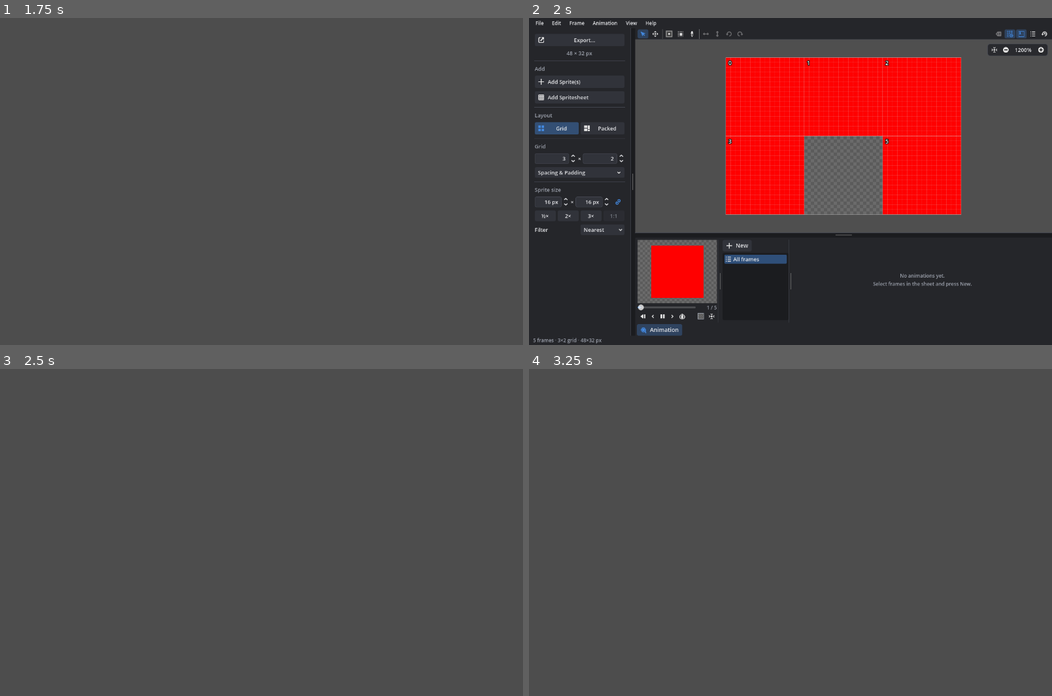
Above: before the commit, frames 1-4 (two rows, left to right).
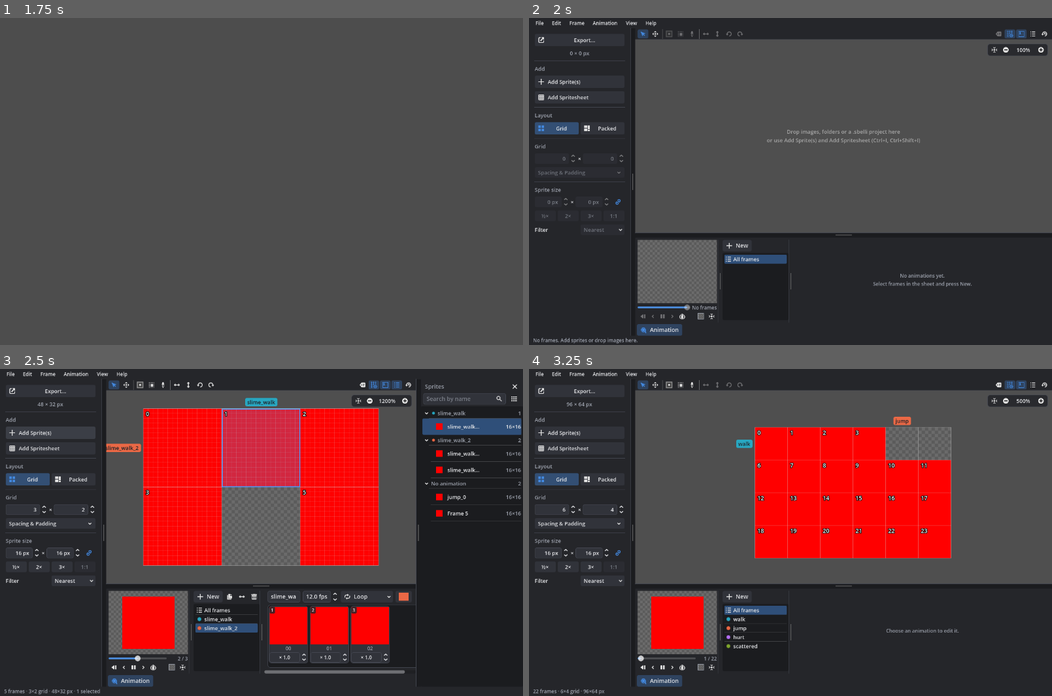
Above: after the commit, the same moments.

Repository: caleb-tognoli/spritesheetbelli
Game: Godot game, scene res://tests/test_runner.tscn
The game is run twice, just before and just after one commit, with the same random seed, the same clock (stepped at 60 frames per second) and the same inputs. This scene is started directly instead of the project's main scene.
Inputs (mouse positions are in pixels of both pictures, inside the frame that each line leads up to):
- Up to frame 1 (1.75 s): click "Export…" at 0.5 s; tap Enter at 1.25 s; move the mouse to (376, 165) at 1.27 s; hold Right from 1.28 s (still down); tap Delete (delete_frames) at 1.35 s; click (376, 165) at 1.42 s; tap Space at 1.52 s
- Up to frame 2 (2 s): keep holding Right
- Up to frame 3 (2.5 s): release Right at 2 s; click "Add Sprite(s)" at 2 s
- Up to frame 4 (3.25 s): click "Add Spritesheet" at 2.75 s

Frame 1 is identical in both runs. In frame 2, 22% of the frame differs, in the area x 0-97%, y 3-100%; in frame 3, 82%, in the area x 0-100%, y 0-100%; in frame 4, 66%.
Error after the commit: Invalid access to property or key 'meta' on a base object of type 'Nil'. (res://tests/unit/test_add_spritesheet.gd:220)

Commit message:
Export: animation colours in frame tags; imported colours kept

Diff:
--- a/scripts/export/metadata.gd
+++ b/scripts/export/metadata.gd
@@ -96,8 +96,9 @@
 ## SpriteFrames resource still has something to play, unless [param with_default] is
 ## false.
 ## Returns [code]{"name": String, "indices": Array, "durations": Array, "mode":
-## SheetAnimation.Mode, "fps": float}[/code] with indices into [method grid_frames] and
-## how many frames each is shown for; fps is 0 when not set.
+## SheetAnimation.Mode, "fps": float, "color": Color}[/code] with indices into
+## [method grid_frames] and how many frames each is shown for; fps is 0 when not set, and
+## the "default" animation has no colour.
 static func animations(sheet: Spritesheet, with_default := true) -> Array[Dictionary]:
 	var coords := sheet.get_sorted_coords()
 	var result: Array[Dictionary] = []
@@ -110,14 +111,18 @@
 				func(cell: Vector2i) -> int: return index_of[cell]
 			)
 			if not indices.is_empty():
-				result.append(
-					{
-						"name": animation.name,
-						"indices": indices,
-						"durations": Array(animation.get_frame_durations(sheet)),
-						"mode": animation.mode,
-						"fps": animation.fps
-					}
+				(
+					result
+					. append(
+						{
+							"name": animation.name,
+							"indices": indices,
+							"durations": Array(animation.get_frame_durations(sheet)),
+							"mode": animation.mode,
+							"fps": animation.fps,
+							"color": animation.color,
+						}
+					)
 				)
 		return result
 	if with_default:
--- a/scripts/export/template_data.gd
+++ b/scripts/export/template_data.gd
@@ -240,9 +240,13 @@
 		direction = "pingpong"
 	elif mode == SheetAnimation.Mode.ONCE:
 		mode_name = "once"
+	var color: Color = animation.get("color", SheetAnimation.NO_COLOR)
 	return {
 		## Its name
 		"name": animation.name,
+		## Its colour, like Aseprite writes a tag's: "#rrggbbff", in lower case. Nothing
+		## for the "default" animation of a sheet without any.
+		"color": _only_if(color.a > 0, "#" + color.to_html(true)),
 		## Frames per second: its own speed, or else the export's
 		"fps": animation_fps,
 		## How it plays: "loop", "ping_pong" (forward then back, again and again) or "once",
--- a/scripts/import/sheet_data.gd
+++ b/scripts/import/sheet_data.gd
@@ -299,6 +299,15 @@
 	return sheet
 
 
+## Whether each animation of [method to_spritesheet], in order, has a colour from the file
+## (a tag's) rather than one the sheet picked. Those after the tags have none.
+func get_own_colors() -> Array[bool]:
+	var result: Array[bool] = []
+	for tag in tags:
+		result.append(tag.color != SheetAnimation.NO_COLOR)
+	return result
+
+
 ## Rows of frames when tags don't overlap: [code]{"name": String, "count": int}[/code]
 ## in frame order, or empty
 func _rows_by_tag() -> Array[Dictionary]:
--- a/scripts/resources/sheet_animation.gd
+++ b/scripts/resources/sheet_animation.gd
@@ -129,15 +129,6 @@
 static func get_palette_color(index: int) -> Color:
 	var hue := fposmod(FIRST_HUE + float(index) / HUES, 1.0)
 	return Color(Color.from_ok_hsl(hue, SATURATION, LIGHTNESS).to_html(false))
-
-
-## Whether [param value] is one of the palette's colours, as [method pick_color] picks
-## them, and not one chosen by someone, like an Aseprite tag's
-static func is_palette_color(value: Color) -> bool:
-	for i in HUES:
-		if value.is_equal_approx(get_palette_color(i)):
-			return true
-	return false
 
 
 ## How long the cell at [param index] of [member cells] is shown, in frames
--- a/tests/golden/atlas_page/json-array.json
+++ b/tests/golden/atlas_page/json-array.json
@@ -198,13 +198,15 @@
 				"name": "roll",
 				"from": 0,
 				"to": 6,
-				"direction": "forward"
+				"direction": "forward",
+				"color": "#28a7c1ff"
 			},
 			{
 				"name": "spin",
 				"from": 1,
 				"to": 5,
-				"direction": "pingpong"
+				"direction": "pingpong",
+				"color": "#eb6845ff"
 			}
 		],
 		"animations": {
--- a/tests/golden/atlas_page/json.json
+++ b/tests/golden/atlas_page/json.json
@@ -191,13 +191,15 @@
 				"name": "roll",
 				"from": 0,
 				"to": 6,
-				"direction": "forward"
+				"direction": "forward",
+				"color": "#28a7c1ff"
 			},
 			{
 				"name": "spin",
 				"from": 1,
 				"to": 5,
-				"direction": "pingpong"
+				"direction": "pingpong",
+				"color": "#eb6845ff"
 			}
 		],
 		"animations": {
--- a/tests/golden/grid_animations/json-array.json
+++ b/tests/golden/grid_animations/json-array.json
@@ -146,20 +146,23 @@
 				"name": "walk",
 				"from": 0,
 				"to": 2,
-				"direction": "forward"
+				"direction": "forward",
+				"color": "#28a7c1ff"
 			},
 			{
 				"name": "jump & \"fall\"",
 				"from": 1,
 				"to": 3,
 				"direction": "reverse",
-				"repeat": "1"
+				"repeat": "1",
+				"color": "#eb6845ff"
 			},
 			{
 				"name": "bob",
 				"from": 0,
 				"to": 4,
-				"direction": "pingpong"
+				"direction": "pingpong",
+				"color": "#b46ff3ff"
 			}
 		],
 		"animations": {
--- a/tests/golden/grid_animations/json.json
+++ b/tests/golden/grid_animations/json.json
@@ -141,20 +141,23 @@
 				"name": "walk",
 				"from": 0,
 				"to": 2,
-				"direction": "forward"
+				"direction": "forward",
+				"color": "#28a7c1ff"
 			},
 			{
 				"name": "jump & \"fall\"",
 				"from": 1,
 				"to": 3,
 				"direction": "reverse",
-				"repeat": "1"
+				"repeat": "1",
+				"color": "#eb6845ff"
 			},
 			{
 				"name": "bob",
 				"from": 0,
 				"to": 4,
-				"direction": "pingpong"
+				"direction": "pingpong",
+				"color": "#b46ff3ff"
 			}
 		],
 		"animations": {
--- a/tests/unit/test_add_spritesheet.gd
+++ b/tests/unit/test_add_spritesheet.gd
@@ -193,3 +193,45 @@
 		window.setup(gaps_sheet(), "", data_for_gaps_sheet(), "sheet.json")
 		assert_eq(window.get_cut(), AddSpritesheetWindow.Cut.DATA, str(layout))
 		assert_eq(window.spritesheet.frames.size(), 8)
+
+
+## Exported frame tags have the animations' colours, which come back as they were when
+## the sheet is added with its data file, even to a sheet whose animations have the same
+## colours
+func test_animation_colours_come_back() -> void:
+	var sheet := Spritesheet.new()
+	var images: Array[Image] = []
+	for color: Color in [Color.RED, Color.GREEN, Color.BLUE, Color.YELLOW]:
+		images.append(make_image(color, Vector2i(8, 8)))
+	sheet.add_frames(images)
+	var coords := sheet.get_sorted_coords()
+	# The first two get the palette's first colours, the third one of its own
+	sheet.add_animation(SheetAnimation.create("walk", coords.slice(0, 2)))
+	sheet.add_animation(SheetAnimation.create("jump", coords.slice(2, 3)))
+	var hit := SheetAnimation.create("hit", coords.slice(3, 4))
+	hit.color = Color("40e0c0")
+	sheet.add_animation(hit)
+	var colors := sheet.animations.map(
+		func(animation: SheetAnimation) -> Color: return animation.color
+	)
+	var options := ExportOptions.new()
+	var frames := Metadata.grid_frames(sheet, options)
+	var json := Metadata.sheet_json(sheet, frames, "sheet.png", Vector2i(32, 8), 12)
+	var tags: Array = JSON.parse_string(json).meta.frameTags
+	assert_eq(
+		tags.map(func(tag: Dictionary) -> String: return tag.color),
+		["#" + colors[0].to_html(), "#" + colors[1].to_html(), "#40e0c0ff"]
+	)
+	var target := Global.spritesheet
+	target.add_frames([make_image(Color.WHITE)] as Array[Image])
+	target.add_animation(SheetAnimation.create("run", [Vector2i.ZERO] as Array[Vector2i]))
+	target.add_animation(SheetAnimation.create("idle", [Vector2i.ZERO] as Array[Vector2i]))
+	assert_eq(target.animations[1].color, colors[1], "the same colours as two of them")
+	var image := SpritesheetExporter.build_image(sheet, options)
+	window.setup(image, "", SheetData.parse_json(json), "sheet.json")
+	assert_eq(window.get_cut(), AddSpritesheetWindow.Cut.DATA)
+	window.add_spritesheet_to_global()
+	var added := target.animations.slice(2).map(
+		func(animation: SheetAnimation) -> Color: return animation.color
+	)
+	assert_eq(added, colors, "kept")
--- a/tests/unit/test_export.gd
+++ b/tests/unit/test_export.gd
@@ -127,8 +127,10 @@
 		json.frames["1.png"].frame, {"x": 6.0, "y": 0.0, "w": 4.0, "h": 4.0}, "spacing applied"
 	)
 	assert_eq(json.meta.frameTags.size(), 2)
-	assert_eq(
-		json.meta.frameTags[1], {"name": "walk", "from": 2.0, "to": 2.0, "direction": "forward"}
+	var color := "#" + sheet.animations[1].color.to_html()
+	assert_eq(
+		json.meta.frameTags[1],
+		{"name": "walk", "from": 2.0, "to": 2.0, "direction": "forward", "color": color}
 	)
 
 
--- a/tests/unit/test_sheet_data.gd
+++ b/tests/unit/test_sheet_data.gd
@@ -156,16 +156,16 @@
 	for animation in sheet.animations:
 		colors.append(animation.color)
 	assert_eq(colors[0], Color("e04040"), "the tag's, opaque")
+	var palette := range(SheetAnimation.HUES).map(SheetAnimation.get_palette_color)
 	for i in range(1, 4):
-		assert_true(
-			SheetAnimation.is_palette_color(colors[i]), "Aseprite's default black is picked for"
-		)
+		assert_true(colors[i] in palette, "Aseprite's default black is picked for")
 		assert_false(colors[i] in colors.slice(0, i), "apart from the others")
+	assert_eq(data.get_own_colors(), [true, false, false, false] as Array[bool])
 	# Added to an open sheet, the tag's colour stays and the picked ones are picked again
 	var target := Spritesheet.new()
 	target.set_frame(Vector2i.ZERO, make_image(Color.RED))
 	target.add_animation(SheetAnimation.create("run", [Vector2i.ZERO] as Array[Vector2i]))
-	AddSpritesheetWindow.add_sheet(target, sheet, false)
+	AddSpritesheetWindow.add_sheet(target, sheet, false, data.get_own_colors())
 	var added := target.animations
 	assert_eq(added[1].color, Color("e04040"))
 	assert_ne(added[2].color, added[0].color, "apart from the open sheet's")
--- a/ui/add_spritesheet/add_spritesheet_window.gd
+++ b/ui/add_spritesheet/add_spritesheet_window.gd
@@ -626,15 +626,24 @@
 
 	var target := Global.spritesheet
 	var lock_empty: bool = Settings.get_value(&"lock_empty_cells")
-	Global.document.perform("Add spritesheet", add_sheet.bind(target, spritesheet, lock_empty))
+	var own_colors: Array[bool] = []
+	if get_cut() == Cut.DATA:
+		own_colors = sheet_data.get_own_colors()
+	Global.document.perform(
+		"Add spritesheet", add_sheet.bind(target, spritesheet, lock_empty, own_colors)
+	)
 	frames_added.emit()
 	close_requested.emit()
 
 
 ## Places the whole grid of [param sheet] below the frames of [param target], keeping
 ## empty rows and columns. With [param lock_empty], its empty cells are locked so added
-## sprites skip them.
-static func add_sheet(target: Spritesheet, sheet: Spritesheet, lock_empty: bool) -> void:
+## sprites skip them. [param own_colors] says which of its animations, in order, have a
+## colour from the file (see [method SheetData.get_own_colors]), which they keep even
+## when another animation has it; the others get one far from the open sheet's.
+static func add_sheet(
+	target: Spritesheet, sheet: Spritesheet, lock_empty: bool, own_colors: Array[bool] = []
+) -> void:
 	var offset := Vector2i(0, target.get_first_free_row())
 	var packed := sheet.layout == Spritesheet.Layout.PACKED
 	# A packed sheet's pages go after the open sheet's
@@ -652,15 +661,16 @@
 			data.placement = data.placement.duplicate()
 			data.placement.page += first_page
 		target.set_cell(coord + offset, data)
-	for animation in sheet.animations:
+	var animations := sheet.animations
+	for index in animations.size():
+		var animation := animations[index]
 		animation.name = target.get_unique_animation_name(animation.name)
 		var cells: Array[Vector2i] = []
 		for cell in animation.cells:
 			cells.append(cell + offset)
 		animation.cells = cells
-		# A colour far from the open sheet's animations, not only from its own sheet's,
-		# unless the file gave it one (an Aseprite tag's)
-		if SheetAnimation.is_palette_color(animation.color):
+		# A colour far from the open sheet's animations, not only from its own sheet's
+		if index >= own_colors.size() or not own_colors[index]:
 			animation.color = SheetAnimation.NO_COLOR
 		target.add_animation(animation)
 	if lock_empty:
Not shown, changed: CHANGELOG.md
Not shown, changed: README.md
Not shown, changed: templates/json-array.template
Not shown, changed: templates/json.template
